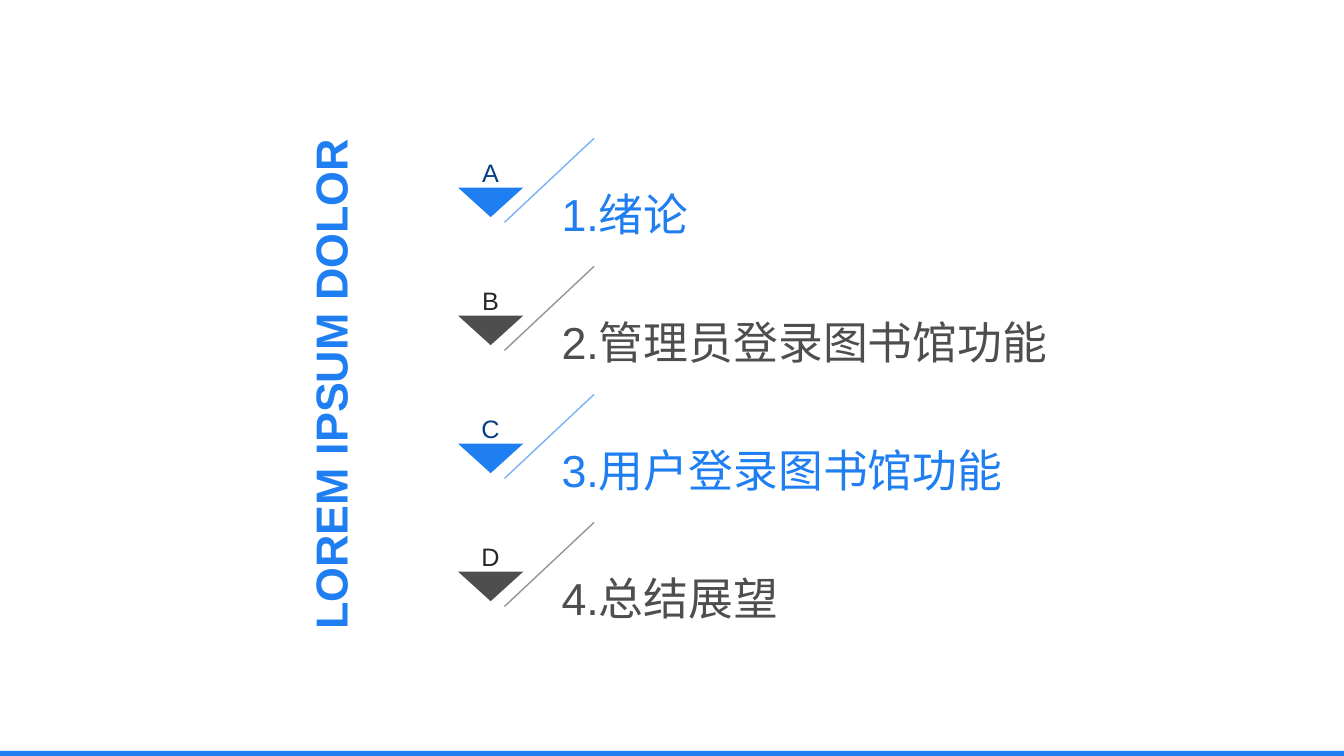
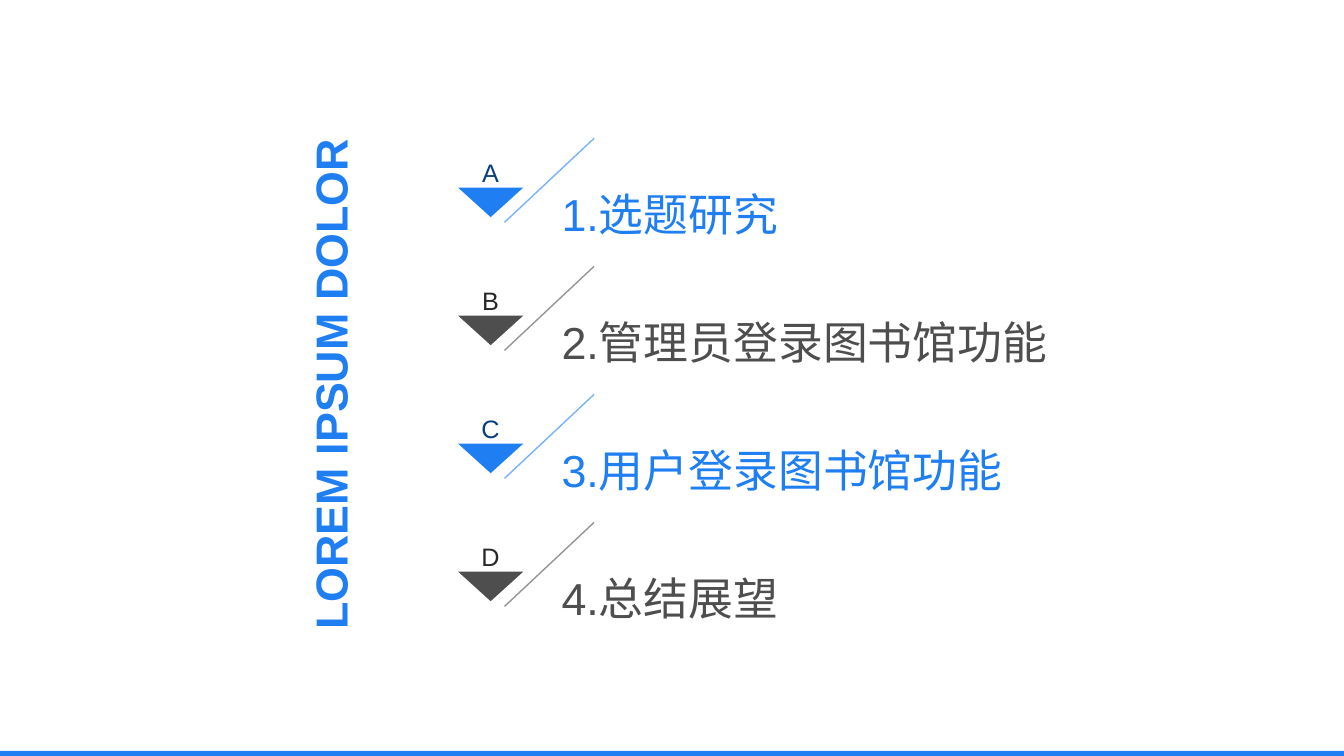
Before and after one commit to 20151104760lucheng/20151104760_lucheng, a slide deck: slide 2 of 20151104760_lucheng_BooksManagementSystem/毕设材料/20151104760 路城 开题报告PPT.pptx. Drawn at 1344x756 pixels with LibreOffice and Linux fonts; fonts in the diff are those of the drawing. Boxes give left, top, right and bottom in pixels: in the first picture for what was removed or moved away, otherwise in the second. Text is boxed around its words. In the diff, an @@ line names an element or a change of style, - is before the commit and + after.

```diff
--- a/20151104760_lucheng_BooksManagementSystem/毕设材料/20151104760 路城 开题报告PPT.pptx
+++ b/20151104760_lucheng_BooksManagementSystem/毕设材料/20151104760 路城 开题报告PPT.pptx
@@ text at box(562, 196, 779, 235): text changed @@
-1.绪论
+1.选题研究
```
Also in this commit, not shown: 1 other slide changed.
